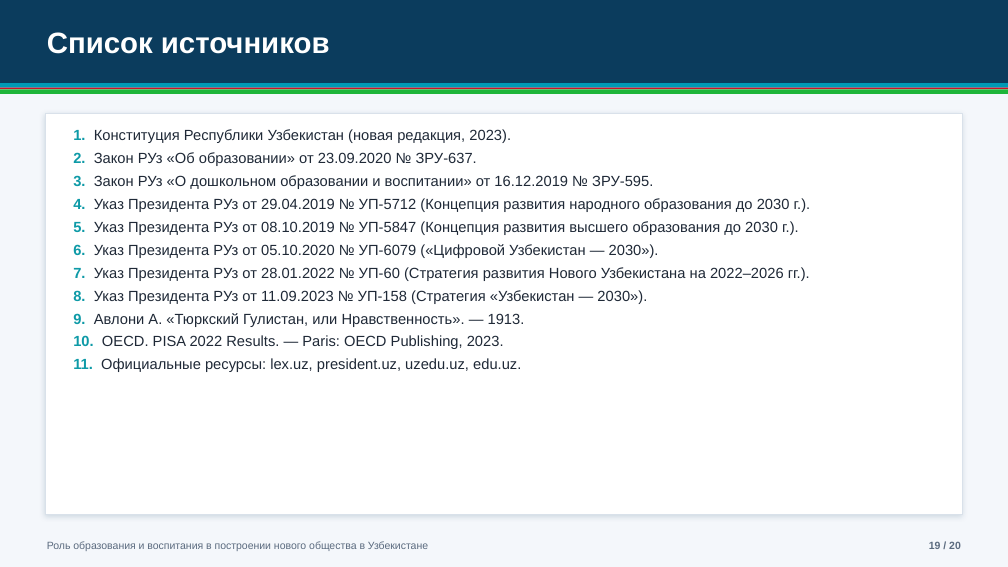
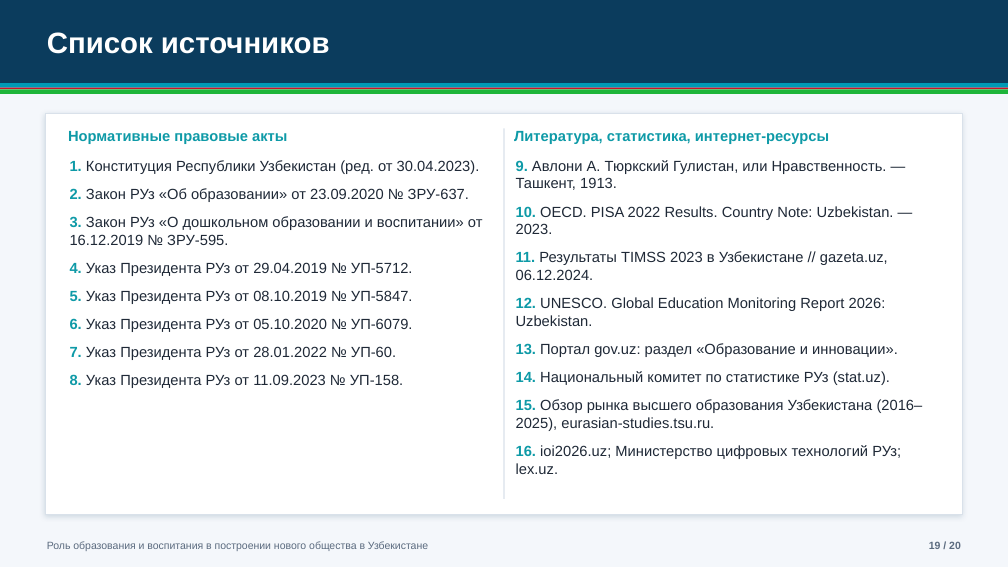
Before and after one commit to muhammadfayzboss-a11y/Prezentatsiyaga, a slide deck: slide 19 of Obrazovanie_i_vospitanie_Novyi_Uzbekistan.pptx. Drawn at 1008x567 pixels with LibreOffice and Linux fonts; fonts in the diff are those of the drawing. Boxes give left, top, right and bottom in pixels: in the first picture for what was removed or moved away, otherwise in the second. Text is boxed around its words. In the diff, an @@ line names an element or a change of style, - is before the commit and + after.

Commit message:
Replace presentation with corrected version
Old version removed. Fixed facts (Constitution art. 1 wording, outdated/unverified statistics replaced with sourced data), broken word and unsupported symbols, text overflow in narrow columns, unattributed quote; added sources and updated README.

```diff
--- a/Obrazovanie_i_vospitanie_Novyi_Uzbekistan.pptx
+++ b/Obrazovanie_i_vospitanie_Novyi_Uzbekistan.pptx
@@ text added at box(68, 131, 287, 144), 14 pt, text #0E9AA7, bold @@
+Нормативные правовые акты
@@ rectangle added at box(504, 129, 504, 499), fill #D9E1EA @@
@@ text added at box(514, 131, 829, 144), 14 pt, text #0E9AA7, bold @@
+Литература, статистика, интернет-ресурсы
@@ text "1. Конституция Республики Узбекистан (ред. ...": place and size @@
-text "1. Конституция Республики Узбекистан (ред. ..." at box(73, 129, 811, 372)
+text "1. Конституция Республики Узбекистан (ред. ..." at box(70, 160, 483, 388)
@@ text at box(70, 160, 480, 174): text changed @@
-1. Конституция Республики Узбекистан (новая редакция, 2023).
+1. Конституция Республики Узбекистан (ред. от 30.04.2023).
@@ text added at box(516, 160, 923, 474), 14 pt, text #1F2937 @@
+9. Авлони А. Тюркский Гулистан, или Нравственность. — Ташкент, 1913.
+10. OECD. PISA 2022 Results. Country Note: Uzbekistan. — 2023.
+11. Результаты TIMSS 2023 в Узбекистане // gazeta.uz, 06.12.2024.
+12. UNESCO. Global Education Monitoring Report 2026: Uzbekistan.
+13. Портал gov.uz: раздел «Образование и инновации».
+14. Национальный комитет по статистике РУз (stat.uz).
+15. Обзор рынка высшего образования Узбекистана (2016–2025), eurasian-studies.tsu.ru.
+16. ioi2026.uz; Министерство цифровых технологий РУз; lex.uz.
@@ text at box(70, 188, 483, 245): more space between paragraphs @@
@@ text at box(70, 262, 413, 388): text changed @@
-4. Указ Президента РУз от 29.04.2019 № УП-5712 (Концепция развития народного образования до 2030 г.).
-5. Указ Президента РУз от 08.10.2019 № УП-5847 (Концепция развития высшего образования до 2030 г.).
-6. Указ Президента РУз от 05.10.2020 № УП-6079 («Цифровой Узбекистан — 2030»).
-7. Указ Президента РУз от 28.01.2022 № УП-60 (Стратегия развития Нового Узбекистана на 2022–2026 гг.).
-8. Указ Президента РУз от 11.09.2023 № УП-158 (Стратегия «Узбекистан — 2030»).
-9. Авлони А. «Тюркский Гулистан, или Нравственность». — 1913.
-10. OECD. PISA 2022 Results. — Paris: OECD Publishing, 2023.
-11. Официальные ресурсы: lex.uz, president.uz, uzedu.uz, edu.uz.
+4. Указ Президента РУз от 29.04.2019 № УП-5712.
+5. Указ Президента РУз от 08.10.2019 № УП-5847.
+6. Указ Президента РУз от 05.10.2020 № УП-6079.
+7. Указ Президента РУз от 28.01.2022 № УП-60.
+8. Указ Президента РУз от 11.09.2023 № УП-158.
```
Also in this commit, not shown: 17 other slides changed, 1 slide added, 1 slide removed, 1 other file.
